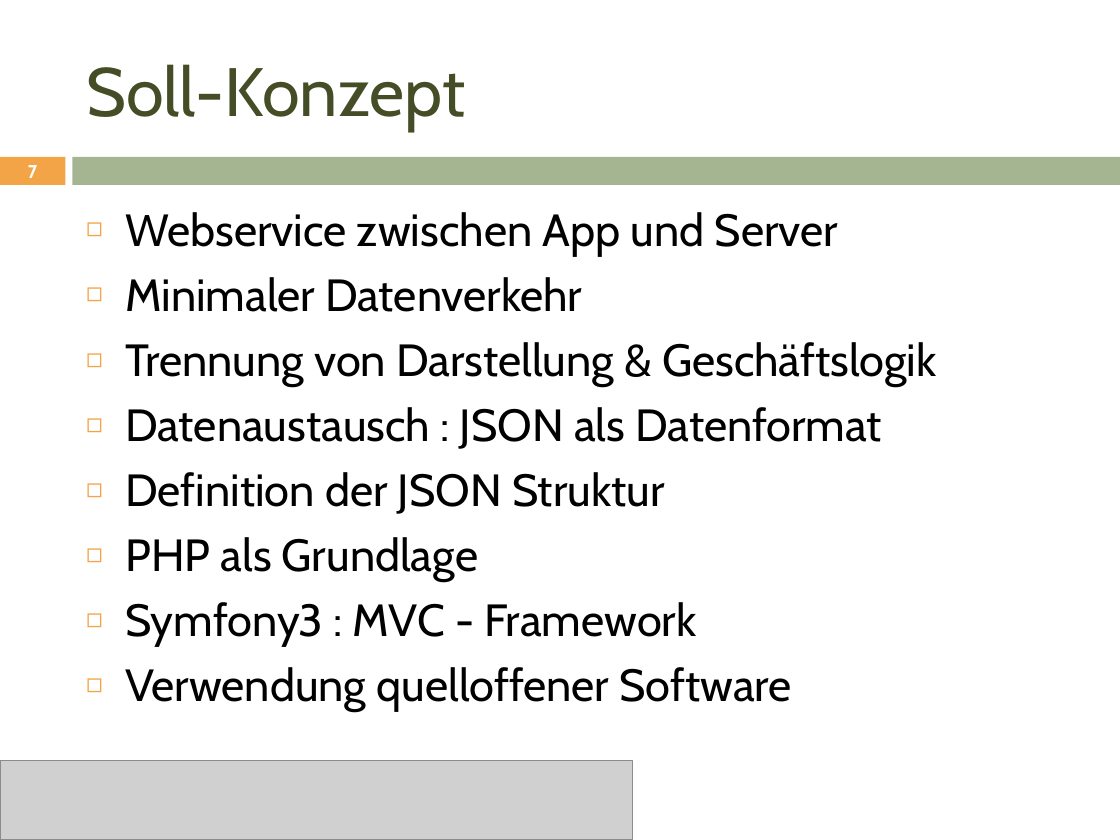
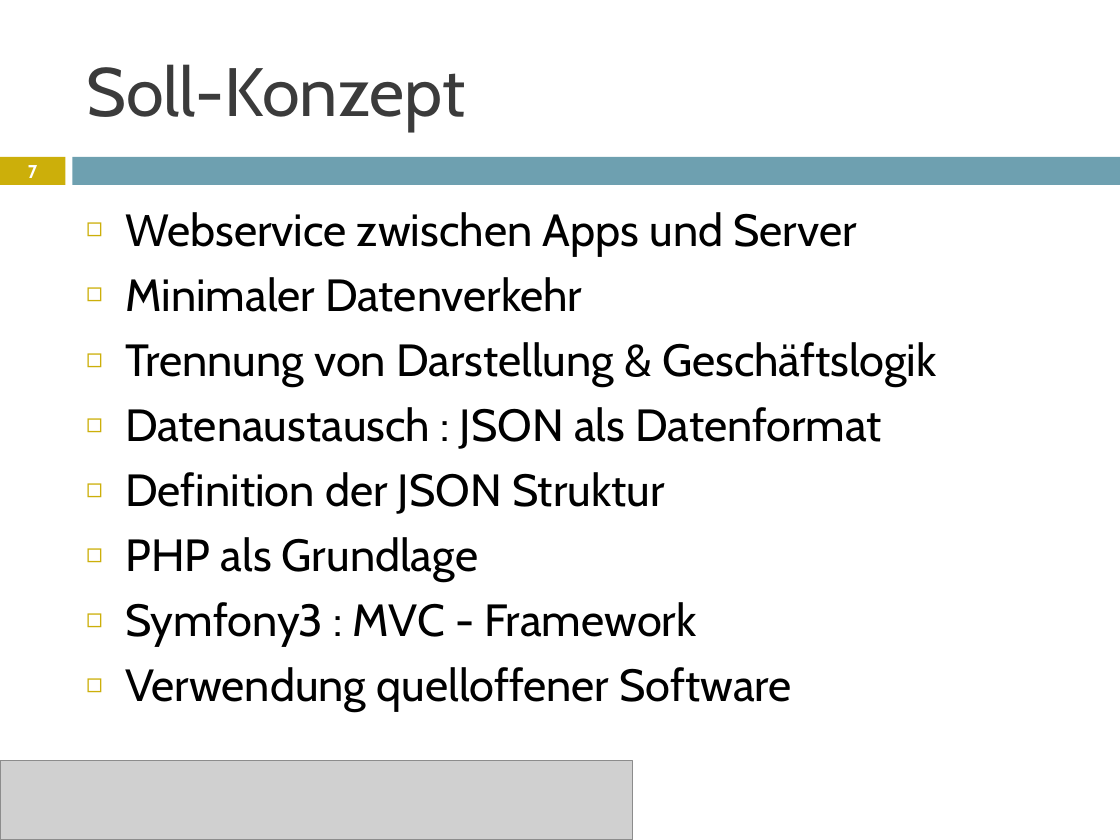
Before and after one commit to janhelmle/weiterbildung_fachinformatiker_ihk_projektantrag, a slide deck: slide 7 of praesentation/Projektpräsentation.pptx. Drawn at 1120x840 pixels with LibreOffice and Linux fonts; fonts in the diff are those of the drawing; grey boxes stand for pictures. Boxes give left, top, right and bottom in pixels: in the first picture for what was removed or moved away, otherwise in the second. Text is boxed around its words. In the diff, an @@ line names an element or a change of style, - is before the commit and + after.

```diff
--- a/praesentation/Projektpräsentation.pptx
+++ b/praesentation/Projektpräsentation.pptx
@@ title "Soll-Konzept" at [86, 64, 465, 131]: text colour #444D26 to #3B3B3B @@
@@ rectangle at [0, 157, 65, 185]: fill #F3A447 to #CCAF0A @@
@@ rectangle at [73, 157, 1120, 185]: fill #A5B592 to #6EA0B0 @@
@@ text at [125, 212, 856, 257]: text changed @@
-◻ Webservice zwischen App und Server
+◻ Webservice zwischen Apps und Server
```
Also in this commit, not shown: 16 other slides changed, 1 other file.
